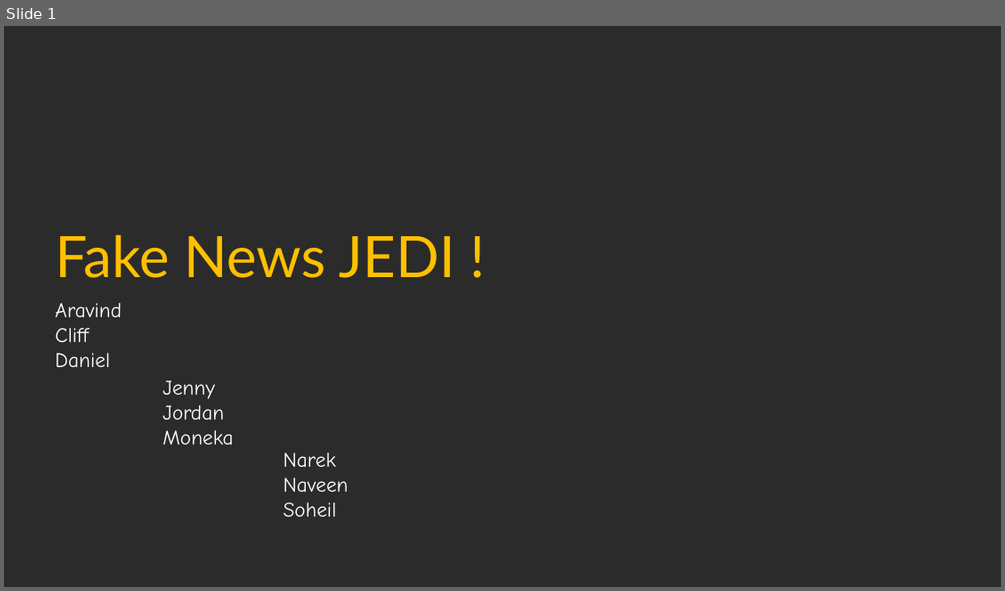
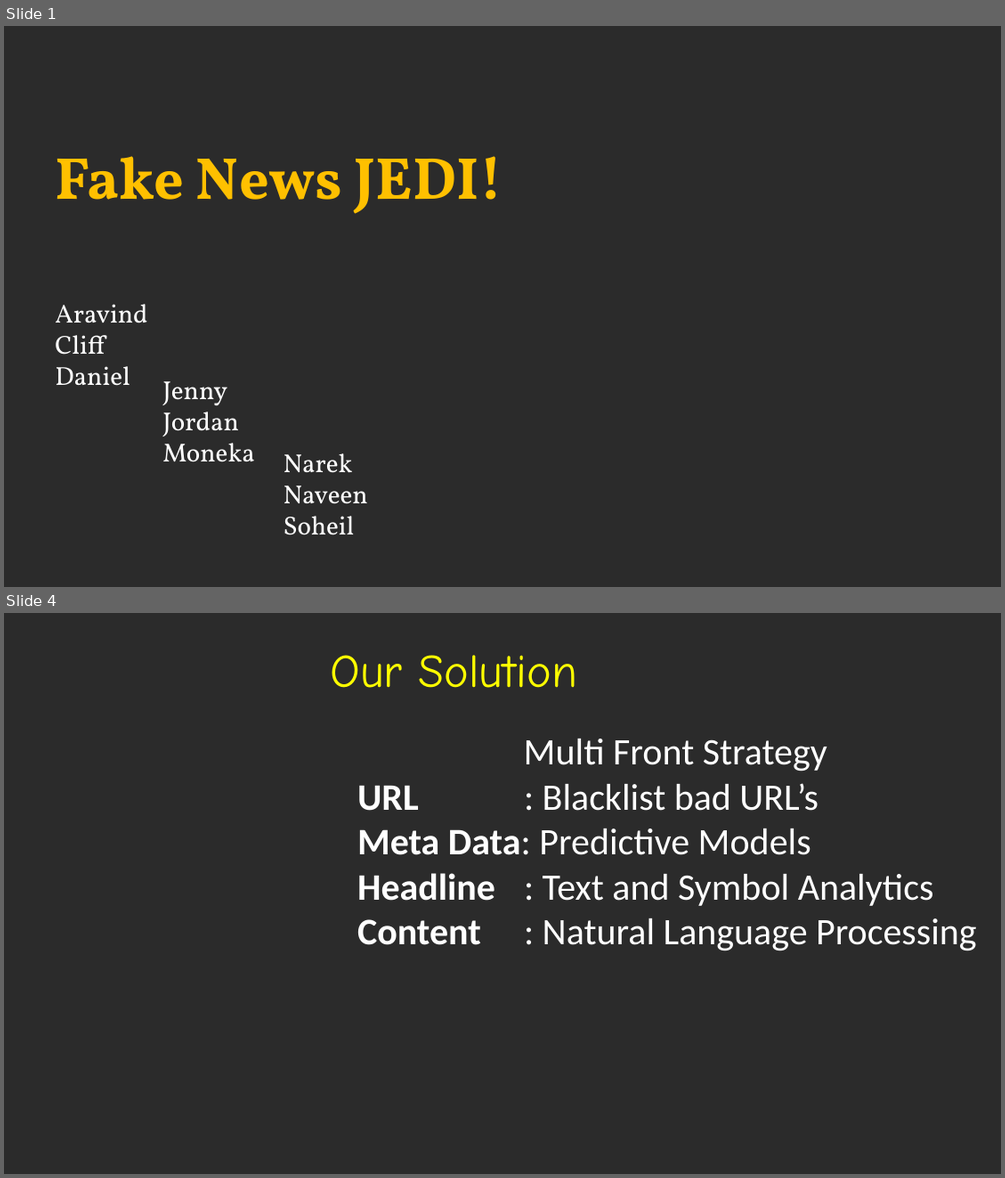
Before and after one commit to bringingjoy/fakenewsjedi, a slide deck: Hackaton Presentation.pptx. Shown one above the other, each under a label of ours: slide 1 before the commit, slides 1 and 4 after it; the slides between them are not shown. The pictures are 1005x591 and 1005x1178 pixels, drawn with LibreOffice and Linux fonts; fonts in the diff are those of the drawing; background and template pictures are left out; a plain dark background stands for a picture behind light text. Boxes give left, top, right and bottom in pixels: in the first picture for what was removed or moved away, otherwise in the second. Text is boxed around its words. In the diff, an @@ line names an element or a change of style, - is before the commit and + after.

```diff
--- a/Hackaton Presentation.pptx
+++ b/Hackaton Presentation.pptx
@@ slide 4 added at [4,613,1001,1174], background picture (left out) @@
@@ text added at [330,655,577,688], 45 pt, text #FFFF00 @@
+Our Solution
@@ text added at [357,738,977,951], 36 pt, text #FFFFFF @@
+Multi Front Strategy
+URL : Blacklist bad URL’s
+Meta Data: Predictive Models
+Headline : Text and Symbol Analytics
+Content : Natural Language Processing
@@ slide 1 changed as well @@
@@ text at [55,156,503,214]: text changed; size 55 to 57 pt; font Lato to Vollkorn; bold on @@
-Fake News JEDI !
+Fake News JEDI!
@@ size 20 to 25 pt, font Comic Neue to Vollkorn in 3 elements at [55,304,147,386], [162,381,255,462], [283,453,368,535] @@
```
Also in this commit, not shown: 1 other slide changed, 4 other slides added, 4 slides removed.
